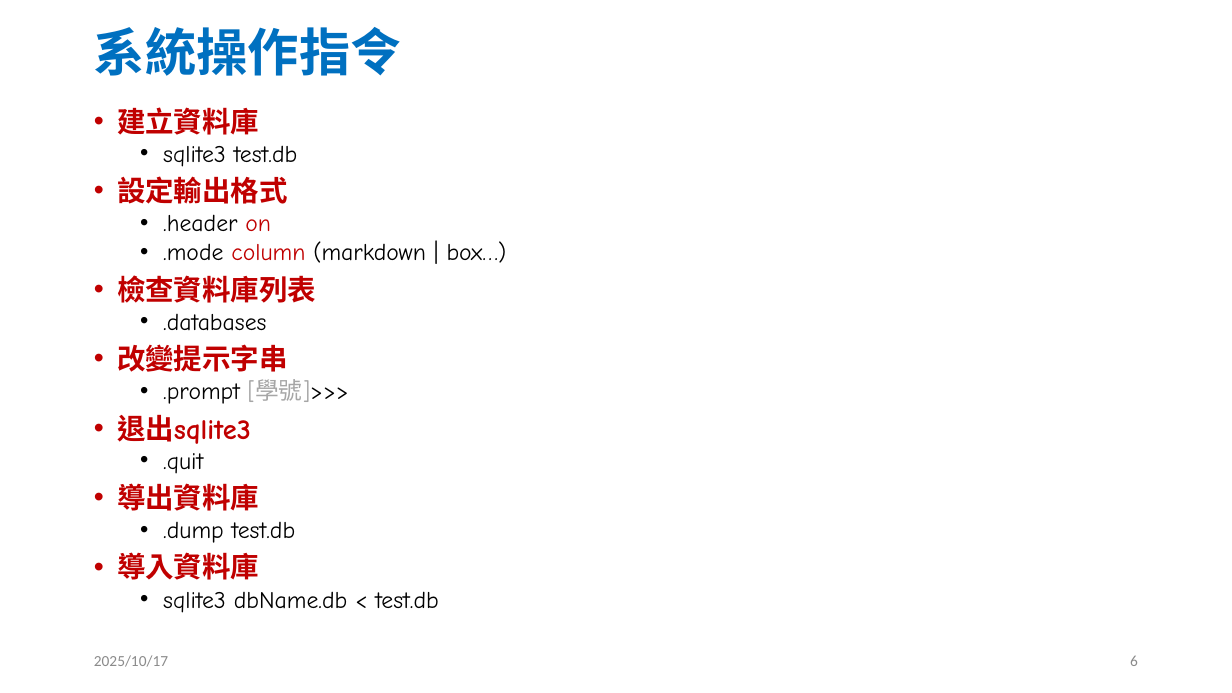
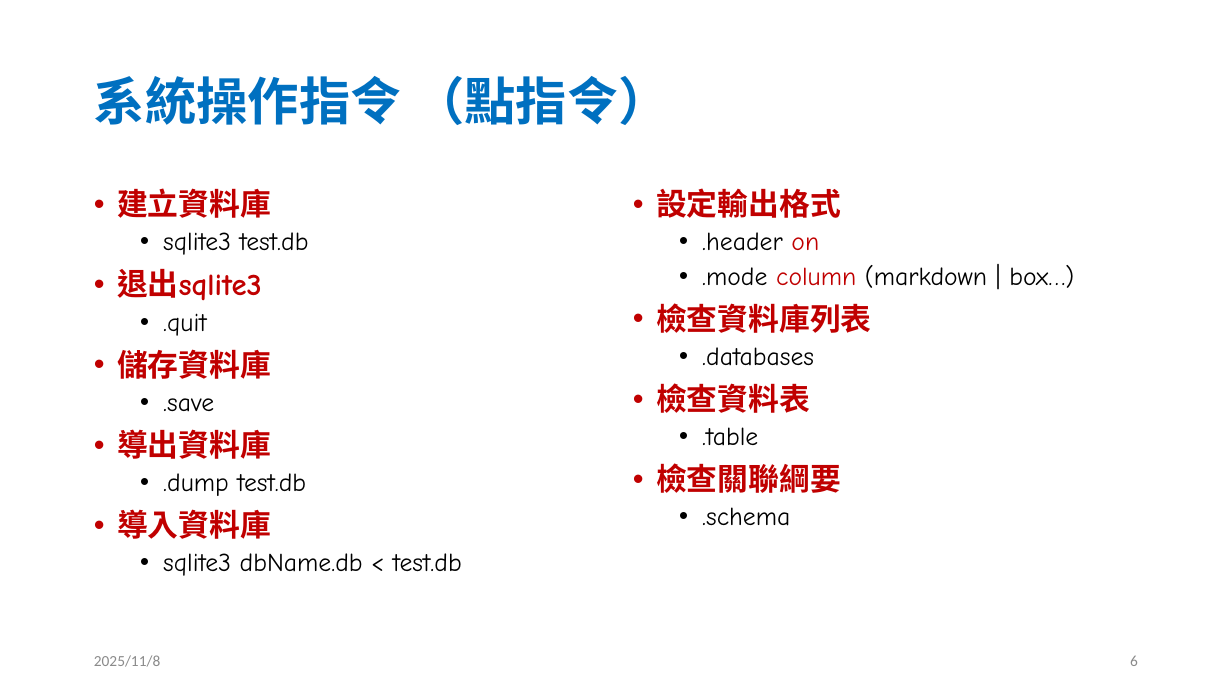
Before and after one commit to jc7qx/2025DB, a slide deck: slide 6 of slides/w11SQL1.pptx. Drawn at 1232x693 pixels with LibreOffice and Linux fonts; fonts in the diff are those of the drawing. Boxes give left, top, right and bottom in pixels: in the first picture for what was removed or moved away, otherwise in the second. Text is boxed around its words. In the diff, an @@ line names an element or a change of style, - is before the commit and + after.

```diff
--- a/slides/w11SQL1.pptx
+++ b/slides/w11SQL1.pptx
@@ title at bbox=[94, 76, 669, 125]: text changed @@
-系統操作指令
+系統操作指令 （點指令）
@@ text at bbox=[117, 176, 507, 404]: paragraphs removed @@
-• 設定輸出格式
-  • .header on
-  • .mode column (markdown | box…)
-• 檢查資料庫列表
-  • .databases
-• 改變提示字串
-  • .prompt [學號]>>>
@@ text "建立資料庫": place and size @@
-text "建立資料庫" at bbox=[117, 107, 507, 613]
+text "建立資料庫" at bbox=[117, 188, 462, 576]
@@ text at bbox=[117, 188, 462, 576]: size 22.2 to 24 pt in "建立資料庫", "退出sqlite3", "導出資料庫", "導入資料庫"; size 18.5 to 20 pt in "sqlite3 test.db", ".quit", ".dump test.db", "sqlite3 dbName.db < test.db"; line spacing 0.8 to 0.9 @@
@@ text added at bbox=[656, 188, 1074, 526], 20 pt, text #000000 @@
+• 設定輸出格式
+  • .header on
+  • .mode column (markdown | box…)
+• 檢查資料庫列表
+  • .databases
+• 檢查資料表
+  • .table
+• 檢查關聯綱要
+  • .schema
@@ text at bbox=[117, 349, 271, 412]: paragraphs added @@
+• 儲存資料庫
+  • .save
@@ text at bbox=[94, 655, 160, 667]: text changed @@
-2025/10/17
+2025/11/8
```
Also in this commit, not shown: 49 other slides changed, 1 slide added, 5 other files.
